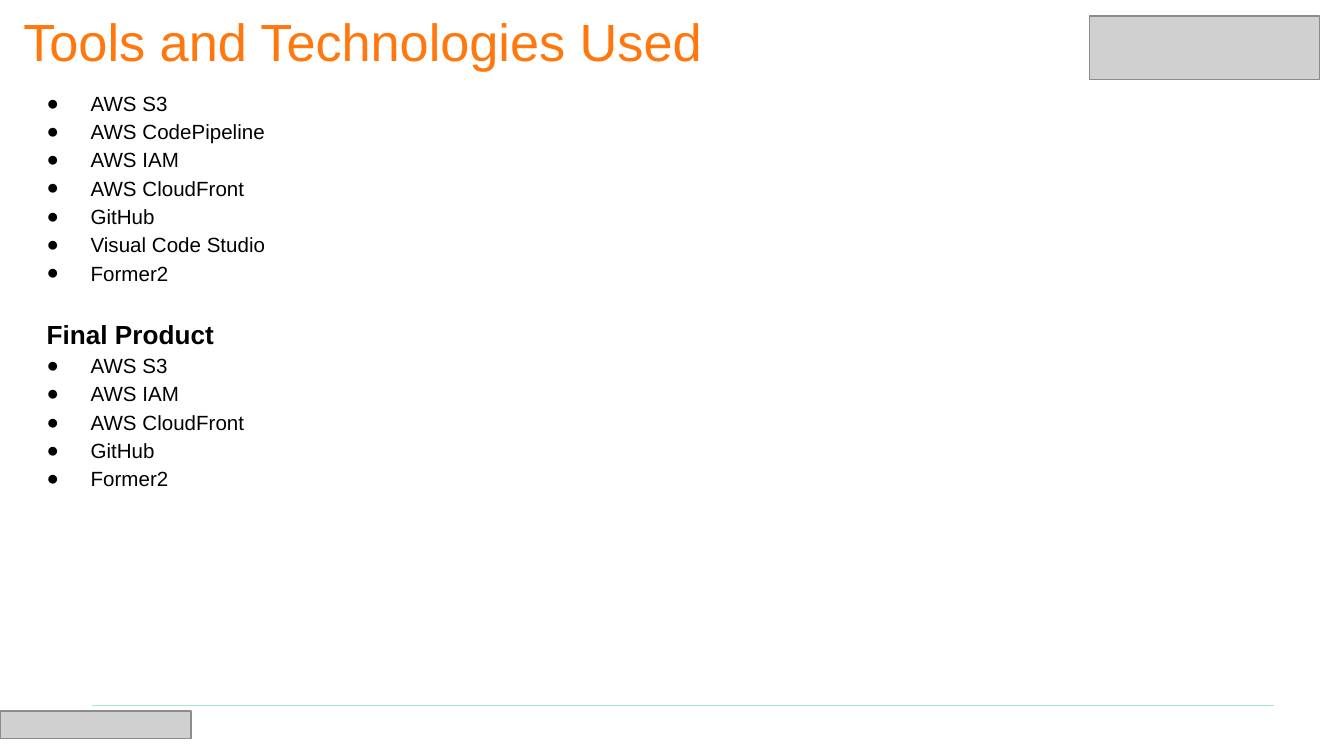
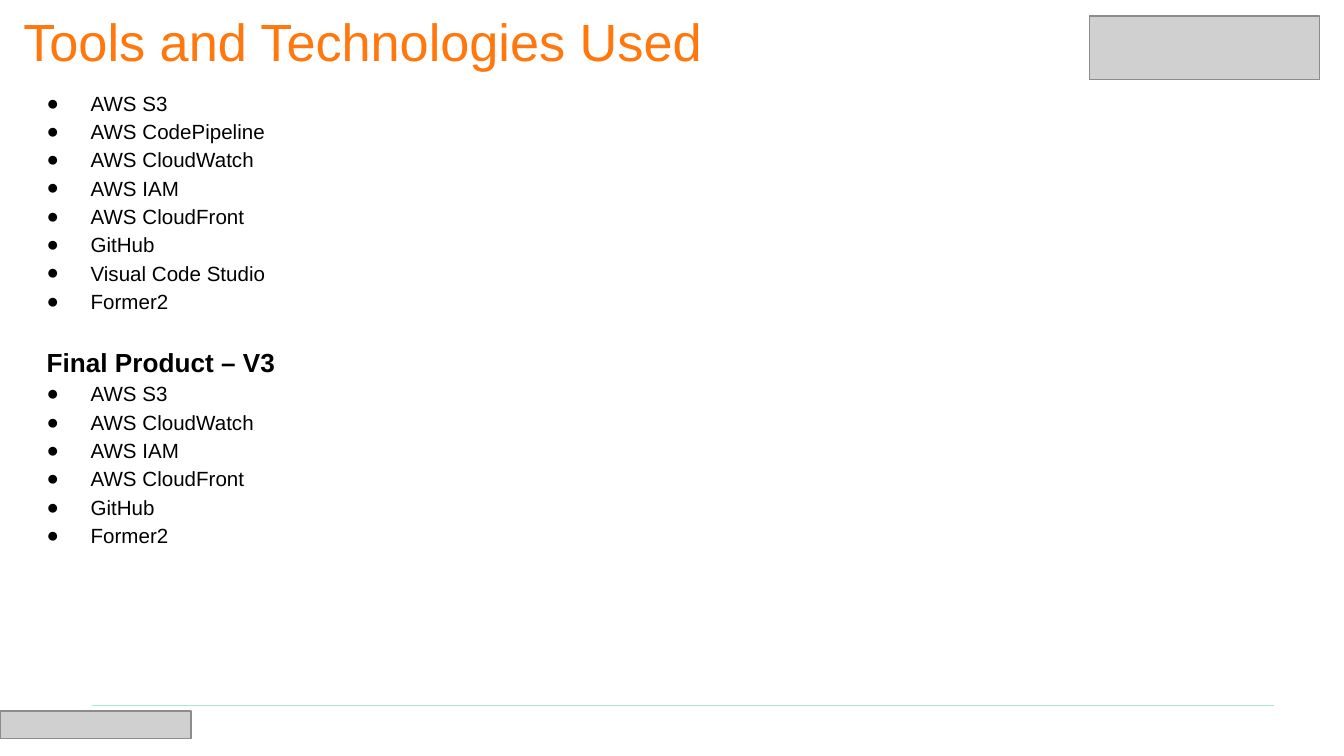
Before and after one commit to Ch3-wy/my-website, a slide deck: slide 8 of Presentation/TE Presentation.pptx. Drawn at 1344x756 pixels with LibreOffice and Linux fonts; fonts in the diff are those of the drawing; grey boxes stand for pictures. Boxes give left, top, right and bottom in pixels: in the first picture for what was removed or moved away, otherwise in the second. Text is boxed around its words. In the diff, an @@ line names an element or a change of style, - is before the commit and + after.

```diff
--- a/Presentation/TE Presentation.pptx
+++ b/Presentation/TE Presentation.pptx
@@ text at [91,152,253,168]: paragraph added @@
+● AWS CloudWatch
@@ text at [47,353,275,373]: text changed @@
-Final Product
+Final Product – V3
@@ text at [91,415,253,431]: paragraph added @@
+● AWS CloudWatch
```
Also in this commit, not shown: 7 other slides changed.
